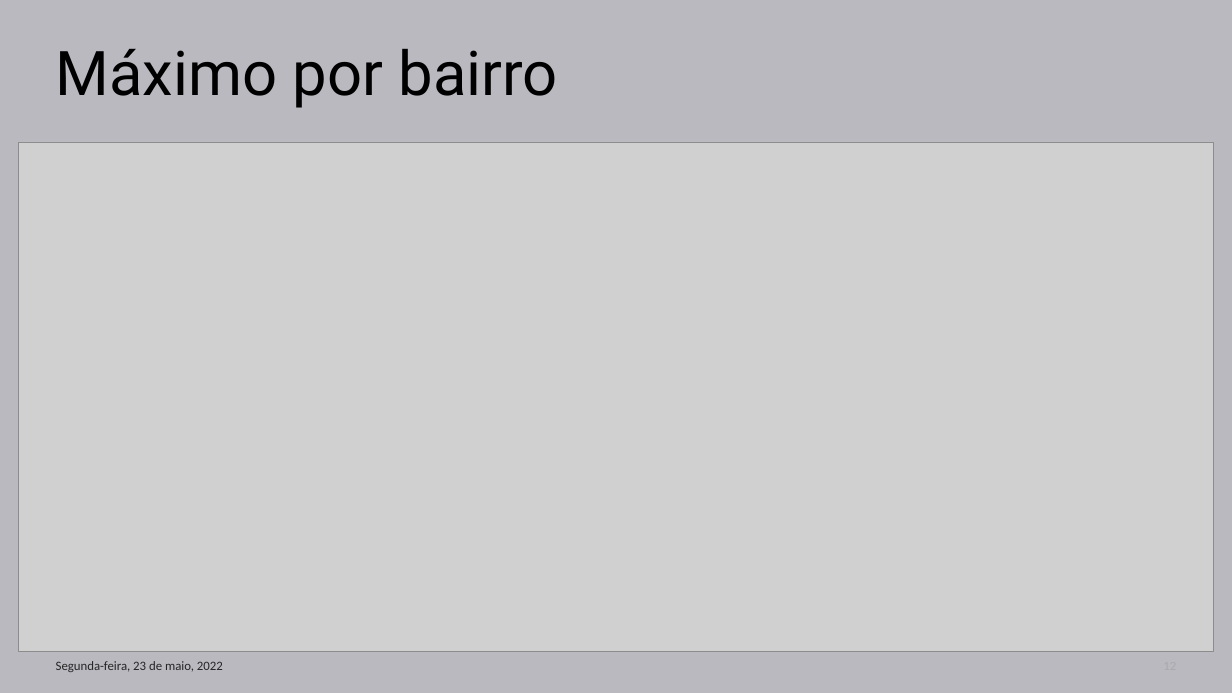
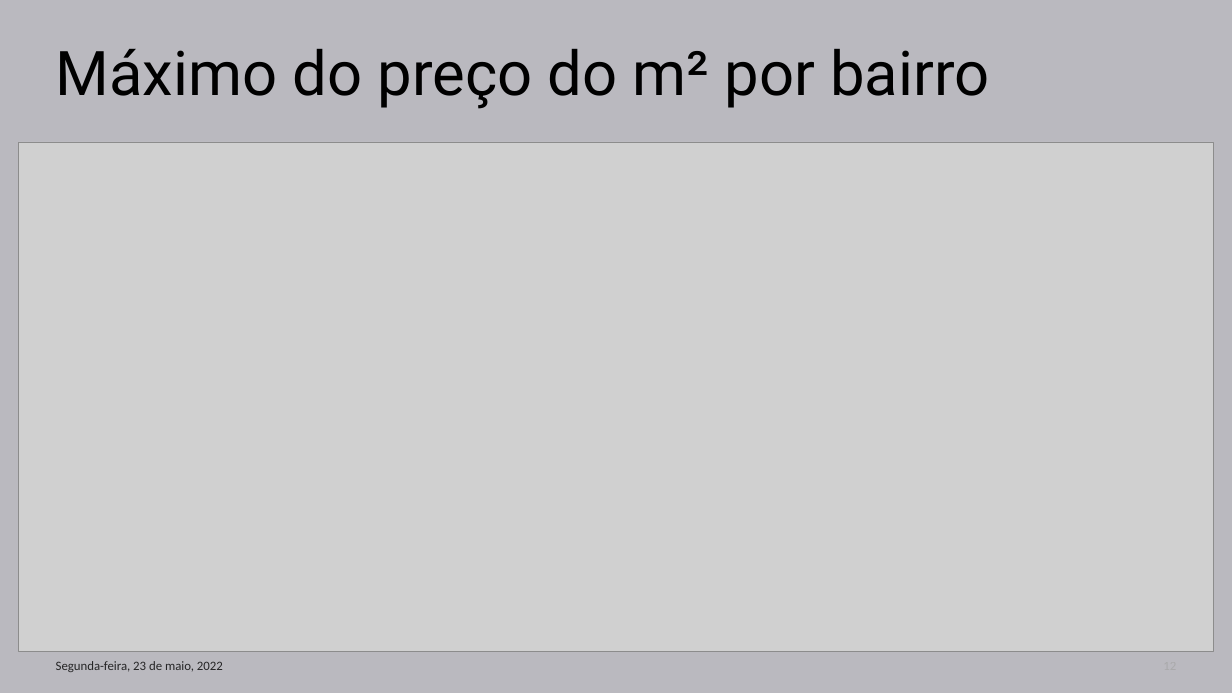
Before and after one commit to lidiambsouza/price_properties, a slide deck: slide 12 of Modelo Imobiliário.pptx. Drawn at 1232x693 pixels with LibreOffice and Linux fonts; fonts in the diff are those of the drawing; grey boxes stand for pictures. Boxes give left, top, right and bottom in pixels: in the first picture for what was removed or moved away, otherwise in the second. Text is boxed around its words. In the diff, an @@ line names an element or a change of style, - is before the commit and + after.

```diff
--- a/Modelo Imobiliário.pptx
+++ b/Modelo Imobiliário.pptx
@@ title at bbox=[56, 49, 989, 109]: text changed @@
-Máximo por bairro
+Máximo do preço do m² por bairro
```
Also in this commit, not shown: 5 other slides changed.
